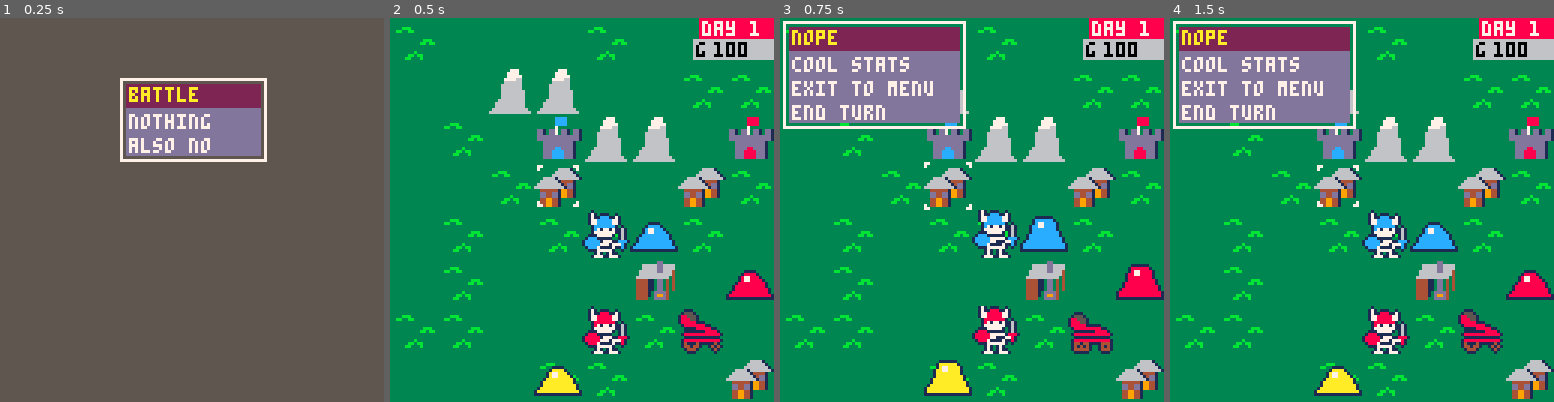
Above: before the commit, frames 1-4 (left to right).
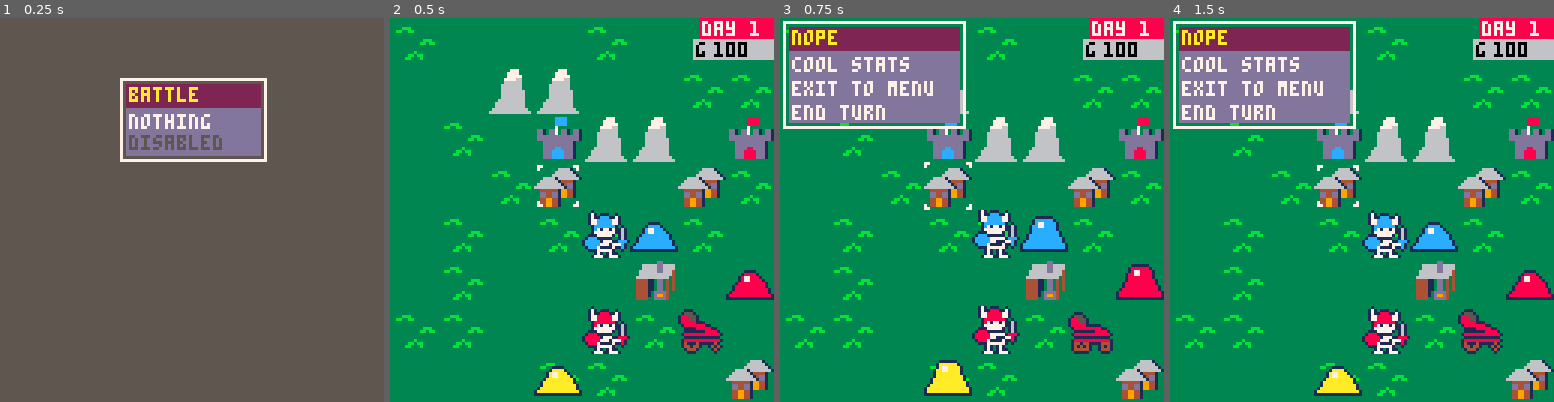
Above: after the commit, the same moments.

Repository: Cuttleshock/PICO-8-projects
Game: PICO-8 cartridge wars.p8
Same seed, same stepped clock (60 frames per second), same inputs: the game is played once before the commit and once after it.
Inputs:
- Up to frame 1 (0.25 s): no input
- Up to frame 2 (0.5 s): tap O (Z key) at 0.33 s
- Up to frame 3 (0.75 s): tap O (Z key) at 0.7 s
- Up to frame 4 (1.5 s): tap X (X key) at 1.07 s; tap O (Z key) at 1.43 s

The runs differ from the first frame. In frame 1, 0.7% of the frame differs, in the area x 33-58%, y 30-36%; in frame 2, nothing differs; in frame 3, nothing differs; in frame 4, nothing differs.

Commit message:
Add support for disabled menu items

Diff:
--- a/wars.p8
+++ b/wars.p8
@@ -194,7 +194,7 @@
 main_menu = {
 	{ text='battle', cb=(function () push_game_state(STATE_G_BATTLE, init_battle) end) },
 	{ text='nothing', cb=noop, stay=true },
-	{ text='also no', cb=noop, stay=true },
+	{ text='disabled', cb=noop, disabled=true },
 	sticky=true,
 }
 
@@ -451,7 +451,7 @@
 function control_menu()
 	local menu=menu_stack[#menu_stack]
 
-	if btnp(🅾️) then
+	if btnp(🅾️) and not menu.ref[menu.selected].disabled then
 		menu.ref[menu.selected].cb()
 		if (not menu.ref[menu.selected].stay) close_menu()
 		return
@@ -952,8 +952,10 @@
 	rect(x,y,x+w,y+3+#menu.ref*8,7) -- white
 
 	for i=1,#menu.ref do
-		if menu.selected==i then
-			rectfill(x+2,y-6+i*8,x+w-2,y+1+i*8,2) -- burgundy
+		if (menu.selected==i) rectfill(x+2,y-6+i*8,x+w-2,y+1+i*8,2) -- burgundy
+		if menu.ref[i].disabled then
+			print(menu.ref[i].text,x+3,y-5+i*8,5) -- grey
+		elseif menu.selected==i then
 			print(menu.ref[i].text,x+3,y-5+i*8,10) -- yellow
 		else
 			print(menu.ref[i].text,x+3,y-4+i*8,7) -- white
